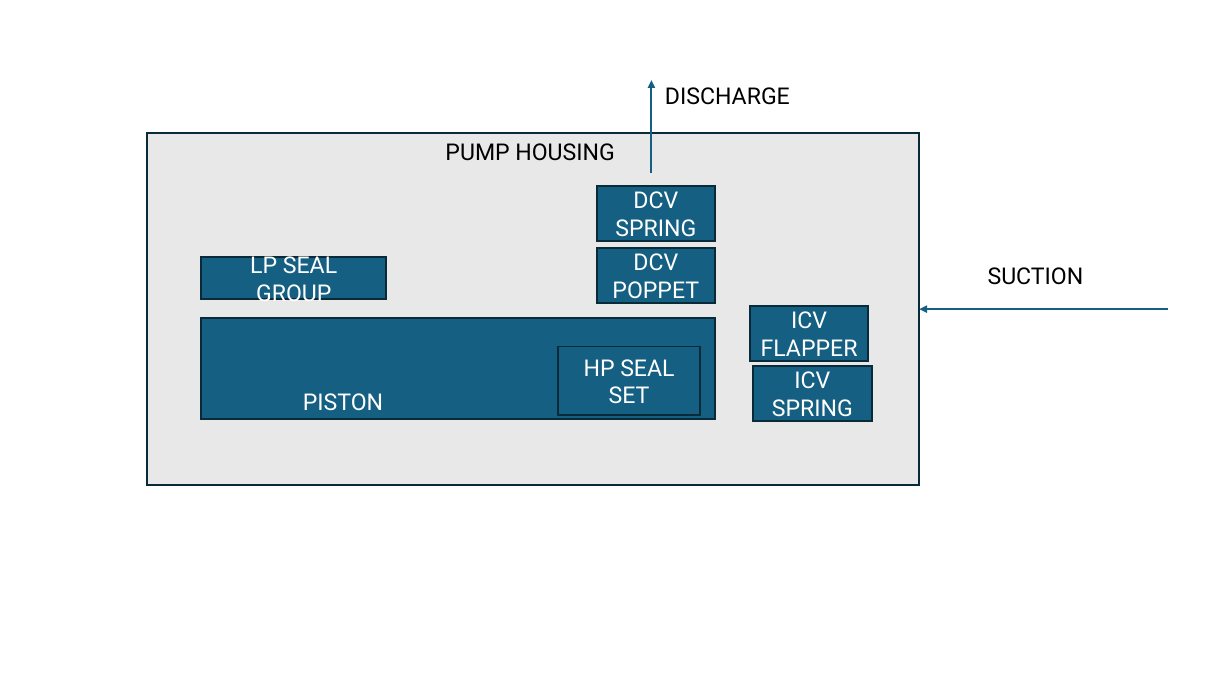
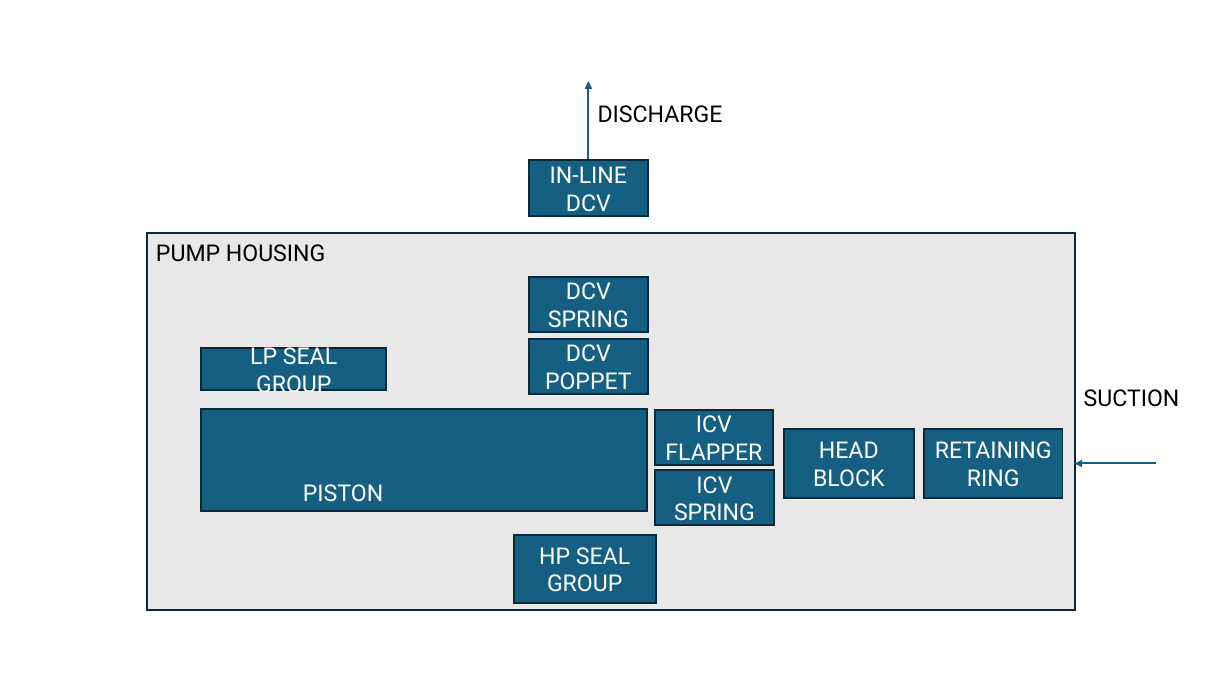
Before and after one commit to csh2-admin/Origin, a slide deck: slide 1 of asset_model_diagram.pptx. Drawn at 1232x693 pixels with LibreOffice and Linux fonts; fonts in the diff are those of the drawing. Boxes give left, top, right and bottom in pixels: in the first picture for what was removed or moved away, otherwise in the second. Text is boxed around its words. In the diff, an @@ line names an element or a change of style, - is before the commit and + after.

```diff
--- a/asset_model_diagram.pptx
+++ b/asset_model_diagram.pptx
@@ arrow moved from (652, 173) - (652, 80) to (589, 160) - (589, 81) @@
@@ text "DISCHARGE" moved from (x1=665, y1=87, x2=790, y2=105) to (x1=598, y1=105, x2=723, y2=123) @@
@@ rectangle added at (x1=530, y1=161, x2=648, y2=216), fill #156082, outline #092A39 1.5 pt, 18 pt, text #FFFFFF @@
+IN-LINE DCV
@@ rectangle "PUMP HOUSING" resized from (x1=147, y1=133, x2=920, y2=485) to (x1=147, y1=234, x2=1075, y2=611) @@
@@ rectangle "PUMP HOUSING" at (x1=147, y1=234, x2=1075, y2=611): alignment centre to left @@
@@ rectangle "DCV SPRING" moved from (x1=597, y1=186, x2=715, y2=241) to (x1=530, y1=277, x2=648, y2=333) @@
@@ rectangle "LP SEAL GROUP" moved from (x1=201, y1=257, x2=386, y2=299) to (x1=201, y1=348, x2=386, y2=391) @@
@@ rectangle "DCV POPPET" moved from (x1=597, y1=248, x2=715, y2=303) to (x1=530, y1=339, x2=648, y2=395) @@
@@ text "SUCTION" moved from (x1=988, y1=267, x2=1084, y2=285) to (x1=1084, y1=389, x2=1180, y2=407) @@
@@ rectangle "PISTON" resized from (x1=201, y1=318, x2=715, y2=420) to (x1=201, y1=409, x2=647, y2=511) @@
@@ rectangle "ICV FLAPPER" moved from (x1=750, y1=306, x2=868, y2=361) to (x1=655, y1=410, x2=774, y2=466) @@
@@ rectangle added at (x1=784, y1=430, x2=914, y2=498), fill #156082, outline #092A39 1.5 pt, 18 pt, text #FFFFFF @@
+HEAD BLOCK
@@ rectangle added at (x1=924, y1=430, x2=1063, y2=498), fill #156082, outline #092A39 1.5 pt, 18 pt, text #FFFFFF @@
+RETAINING RING
@@ rectangle "ICV SPRING" moved from (x1=753, y1=366, x2=872, y2=421) to (x1=655, y1=470, x2=774, y2=526) @@
@@ arrow moved from (1168, 310) - (920, 310) to (1156, 464) - (1075, 464) @@
@@ rectangle "HP SEAL GROUP" moved from (x1=558, y1=347, x2=701, y2=415) to (x1=514, y1=535, x2=656, y2=604) @@
@@ text in rectangle at (x1=539, y1=547, x2=630, y2=592): text changed @@
-HP SEAL SET
+HP SEAL GROUP
```
Also in this commit, not shown: 13 other files.
